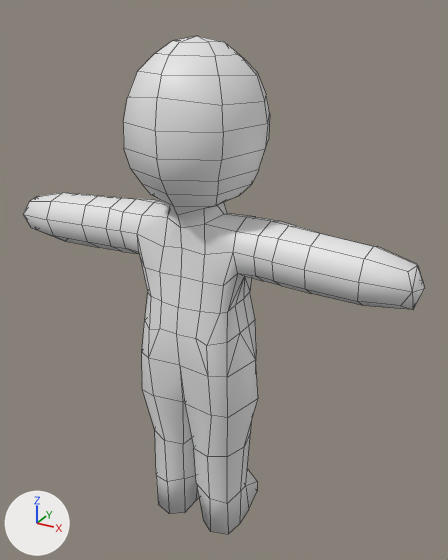
What one commit did to the Blender file Assets/Resources/Models/Angel.blend.
Rendered twice from a 50 mm lens placed at (5.43, -8.85, 9.92), pointed at (0.33, 0.43, 5.28). Every picture has the same lights, and +X, +Y and +Z are marked at lower left. Mesh edges are drawn as thin lines.

Before the edit, the objects in view are built like this:
```python
me_head_002 = bpy.data.meshes.new('Head.002')
me_head_002.from_pydata(...)  # 322 vertices, 354 faces; spans x -3.98..3.98, y -1.23..1.33, z -5.31..4.2
me_head_003 = bpy.data.meshes.new('Head.003')
me_head_003.from_pydata(...)  # 218 vertices, 432 faces; spans x -3.44..3.44, y -1.47..1.17, z -3.48..4.02
ob_body = bpy.data.objects.new('Body', me_head_002)
ob_body.location = (0.0, 0.12, 5.31)
ob_hoodie = bpy.data.objects.new('Hoodie', me_head_003)
ob_hoodie.location = (-0.05, 0.07, 5.64)
ob_hoodie.hide_set(True)
```
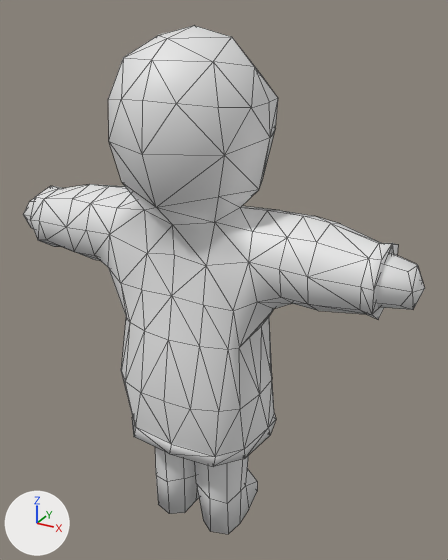
Patch to the scene script:
```diff
--- a/Assets/Resources/Models/Angel.blend.py
+++ b/Assets/Resources/Models/Angel.blend.py
@@ ob_hoodie @@
 ob_hoodie.location = (-0.05, 0.07, 5.64)
-ob_hoodie.hide_set(True)
```

Pixel boxes [x1, y1, x2, y2] of what changed, in the pictures (448 x 560 px):
'Hoodie', shown: after [30, 26, 398, 467]
'Body', unchanged, covered by the edit: before [23, 36, 425, 534]; after [23, 198, 425, 534]
